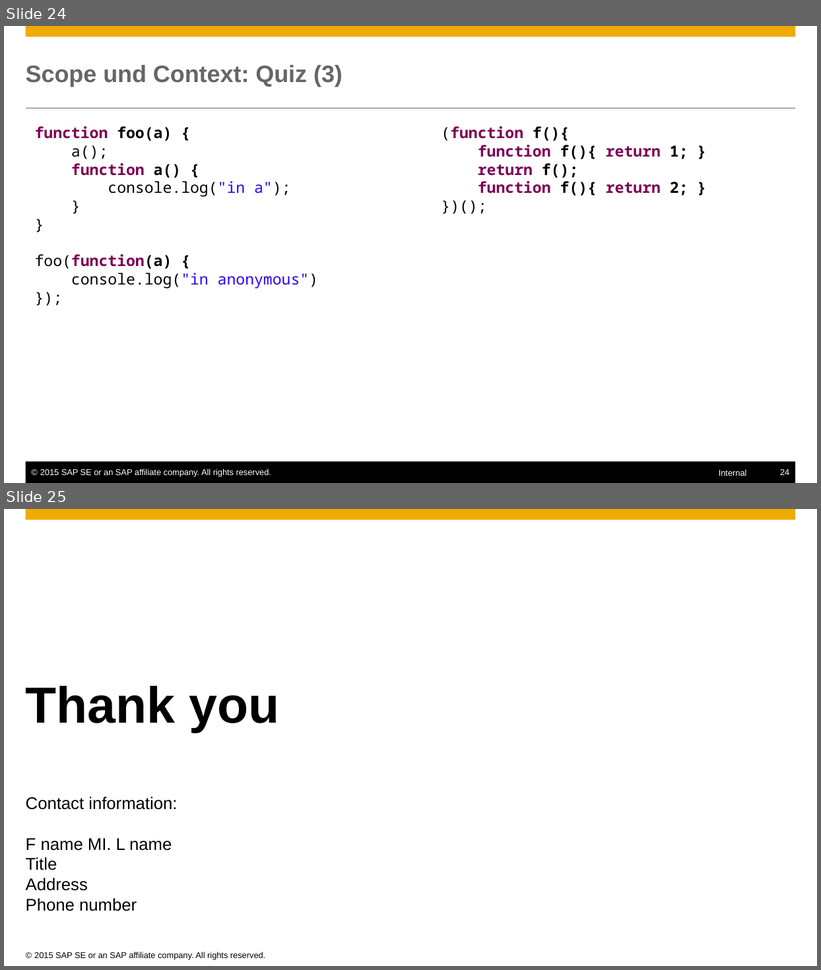
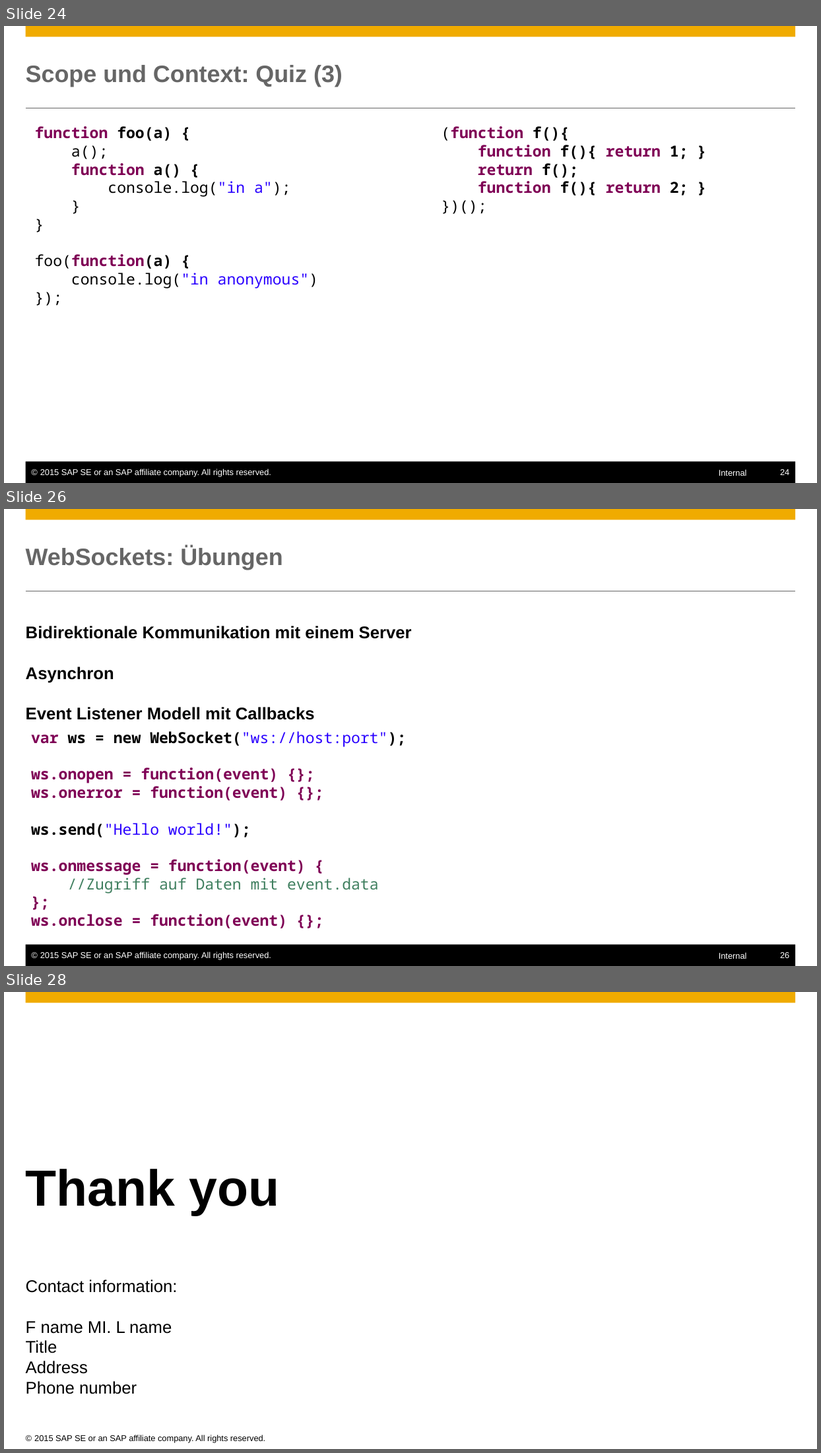
Before and after one commit to ofrendo/JSCrossCourse, a slide deck: OllisTeile.pptx. Shown one above the other, each under a label of ours: slides 24 and 25 before the commit, slides 24, 26 and 28 after it; the slides between them are not shown. The pictures are 821x970 and 821x1453 pixels, drawn with LibreOffice and Linux fonts; fonts in the diff are those of the drawing; background and template pictures are left out. Boxes give left, top, right and bottom in pixels: in the first picture for what was removed or moved away, otherwise in the second. Text is boxed around its words. In the diff, an @@ line names an element or a change of style, - is before the commit and + after.

```diff
--- a/OllisTeile.pptx
+++ b/OllisTeile.pptx
@@ slide 26 added at box(4, 509, 817, 966), background #FFFFFF; not listed: 6 template elements that a slide beside it also shows @@
@@ title added at box(26, 547, 283, 570), 28 pt, text #666666, bold @@
+WebSockets: Übungen
@@ text added at box(26, 626, 412, 720), 20 pt, text #000000, bold @@
+Bidirektionale Kommunikation mit einem Server
+Asynchron
+Event Listener Modell mit Callbacks
@@ text added at box(31, 731, 406, 929), 18 pt, text #7F0055, bold @@
+var ws = new WebSocket("ws://host:port");
+ws.onopen = function(event) {};
+ws.onerror = function(event) {};
+ws.send("Hello world!");
+ws.onmessage = function(event) {
+//Zugriff auf Daten mit event.data
+};
+ws.onclose = function(event) {};
@@ what was slide 25 is now slide 28 @@
```
Also in this commit, not shown: 2 other slides added.
